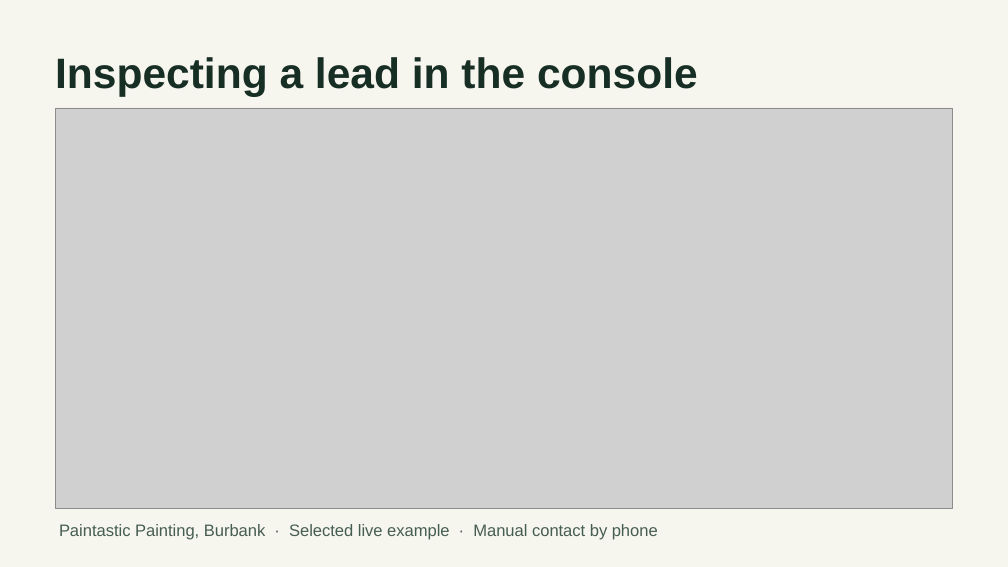
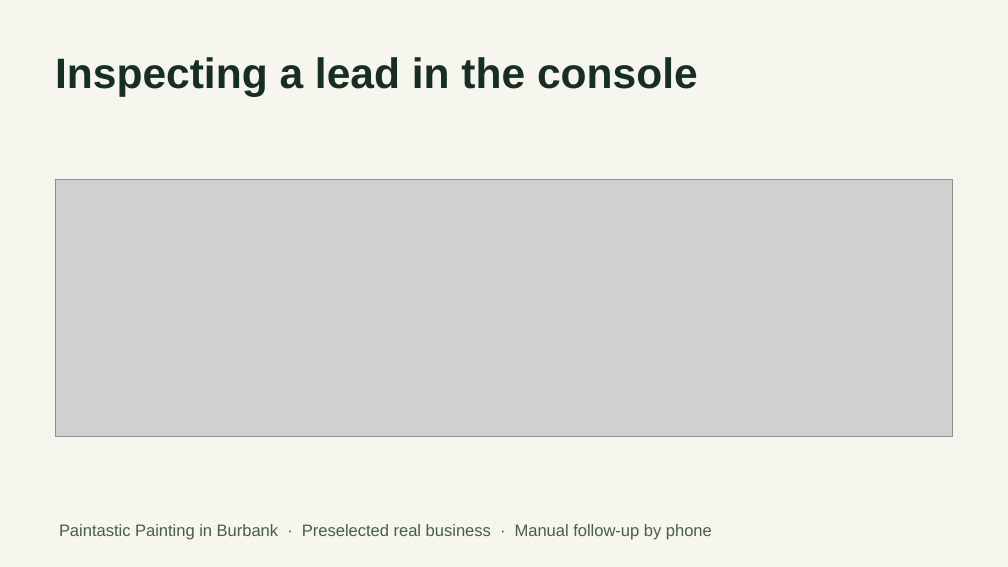
Before and after one commit to Abraham21/sitescout-capstone, a slide deck: slide 5 of submission/SiteScout Presentation.pptx. Drawn at 1008x567 pixels with LibreOffice and Linux fonts; fonts in the diff are those of the drawing; grey boxes stand for pictures. Boxes give left, top, right and bottom in pixels: in the first picture for what was removed or moved away, otherwise in the second. Text is boxed around its words. In the diff, an @@ line names an element or a change of style, - is before the commit and + after.

```diff
--- a/submission/SiteScout Presentation.pptx
+++ b/submission/SiteScout Presentation.pptx
@@ picture: place and size @@
-picture at bbox=[55, 108, 953, 508]
+picture at bbox=[55, 180, 954, 437]
@@ text at bbox=[59, 524, 712, 540]: text changed @@
-Paintastic Painting, Burbank · Selected live example · Manual contact by phone
+Paintastic Painting in Burbank · Preselected real business · Manual follow-up by phone
```
Also in this commit, not shown: 4 other slides changed, 1 slide added, 1 slide removed, 42 other files.
